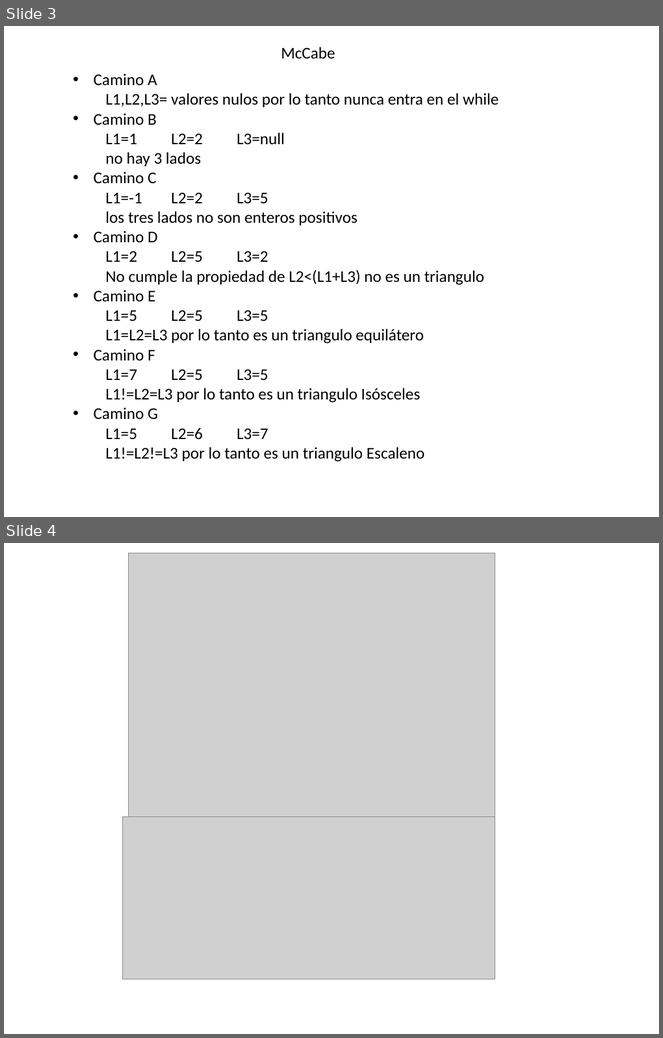
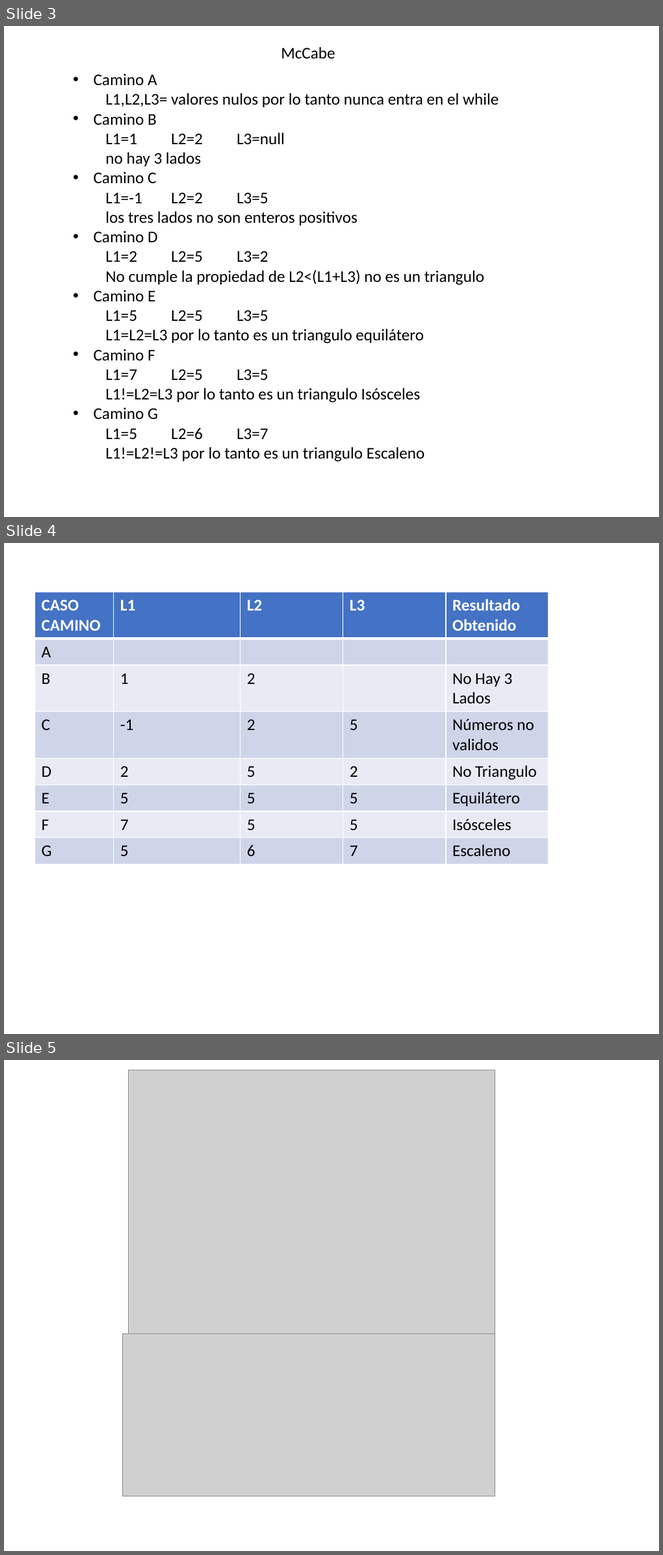
Before and after one commit to BitsellerSoftware/TrianguloTP, a slide deck: Complejidad Ciclomatica Triangulo.pptx. Shown one above the other, each under a label of ours: slides 3 and 4 before the commit, slides 3, 4 and 5 after it. The pictures are 663x1038 and 663x1555 pixels, drawn with LibreOffice and Linux fonts; fonts in the diff are those of the drawing; grey boxes stand for pictures. Boxes give left, top, right and bottom in pixels: in the first picture for what was removed or moved away, otherwise in the second. Text is boxed around its words. In the diff, an @@ line names an element or a change of style, - is before the commit and + after.

Commit message:
McCabe AHORA CON CUADRITO!!!!!
GRANDE COCO

```diff
--- a/Complejidad Ciclomatica Triangulo.pptx
+++ b/Complejidad Ciclomatica Triangulo.pptx
@@ slide 4 added at (x1=4, y1=543, x2=659, y2=1034), background #FFFFFF @@
@@ table added at (x1=35, y1=592, x2=549, y2=861), 8 rows, 5 columns @@
+CASO CAMINO | L1 | L2 | L3 | Resultado Obtenido
+A |  |  |  | 
+B | 1 | 2 |  | No Hay 3 Lados
+C | -1 | 2 | 5 | Números no validos
+D | 2 | 5 | 2 | No Triangulo
+E | 5 | 5 | 5 | Equilátero
+F | 7 | 5 | 5 | Isósceles
+G | 5 | 6 | 7 | Escaleno
@@ what was slide 4 is now slide 5 @@
```
